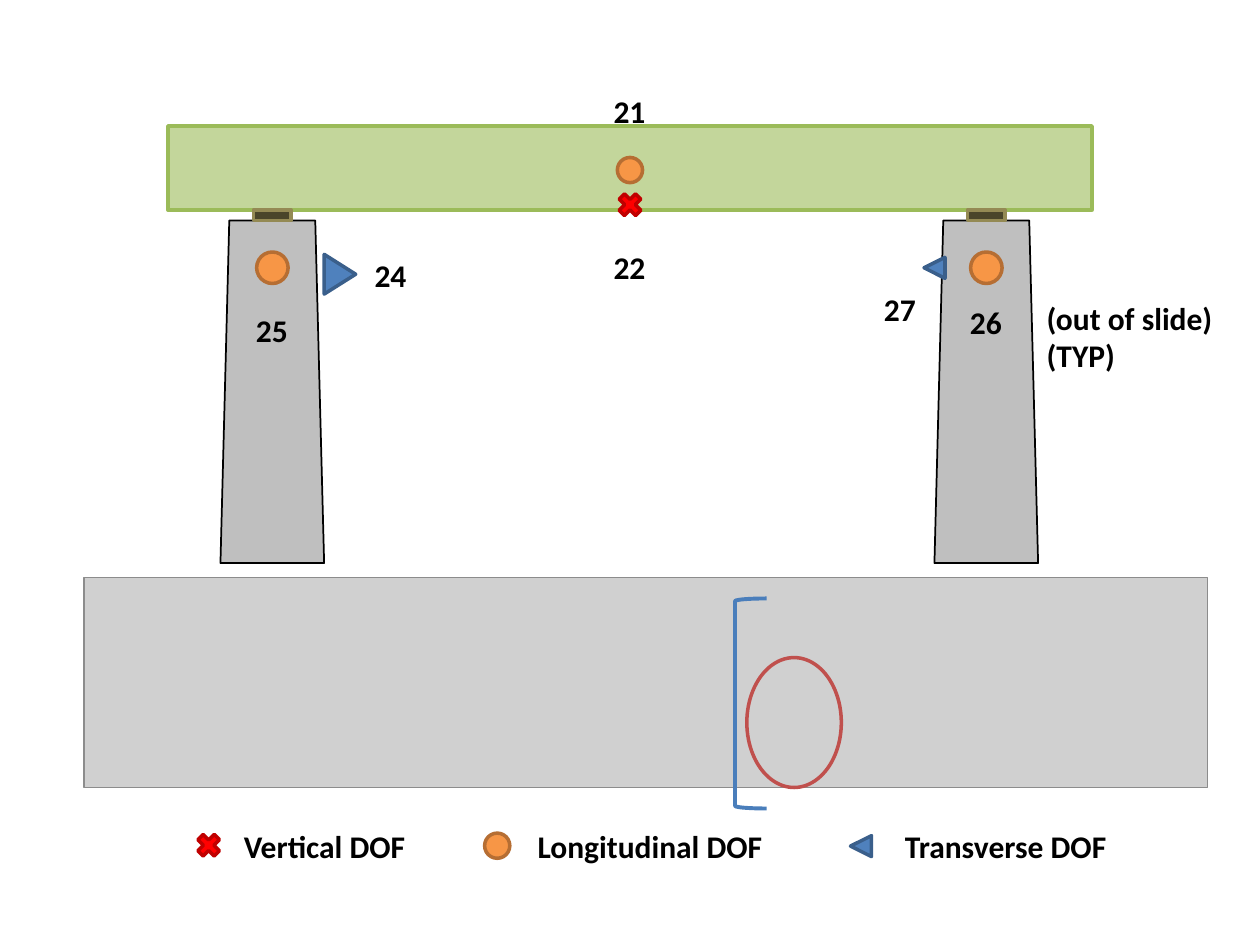
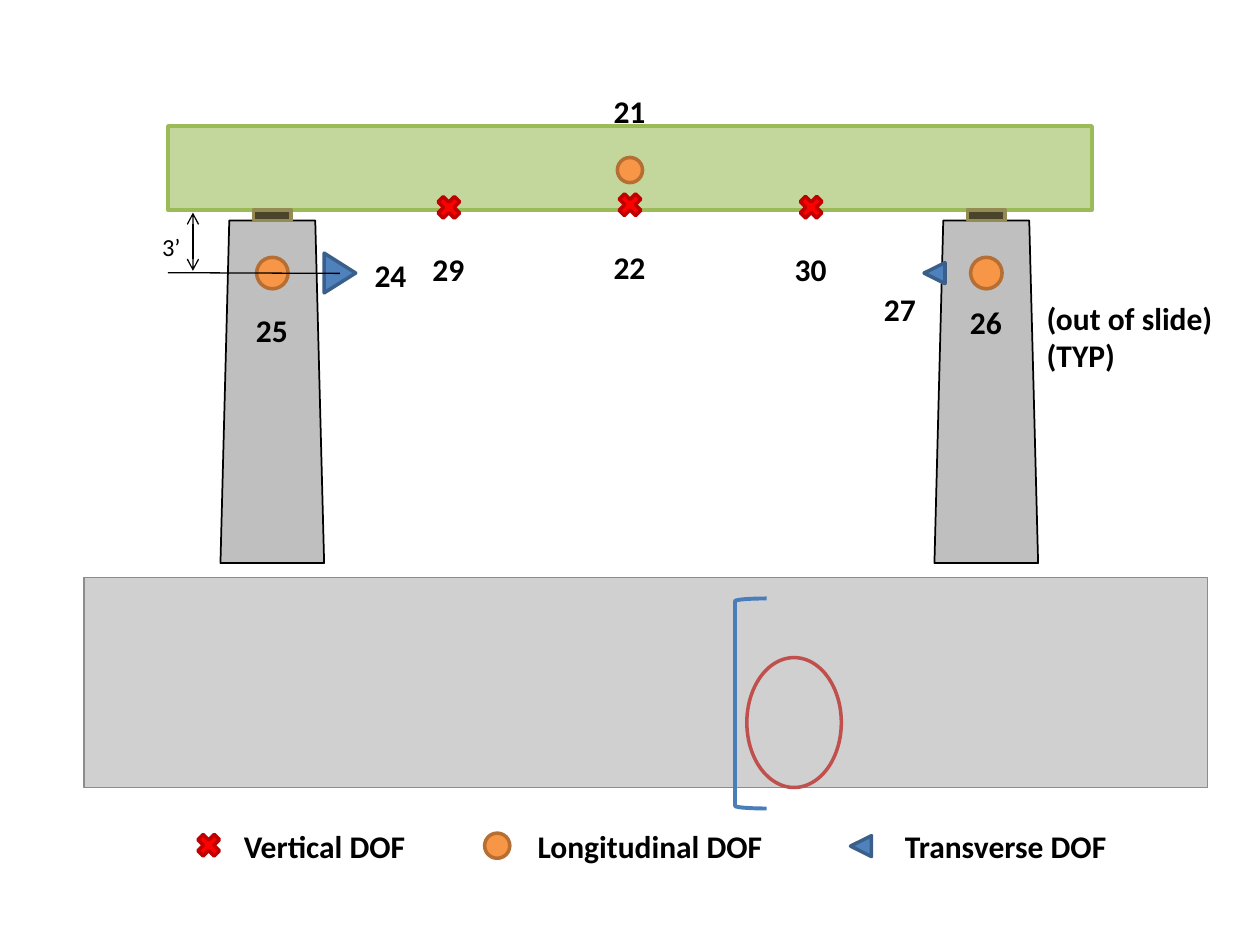
Before and after one commit to jbbraley/I76, a slide deck: slide 3 of I76Testing-DOF.pptx. Drawn at 1260x945 pixels with LibreOffice and Linux fonts; fonts in the diff are those of the drawing; grey boxes stand for pictures. Boxes give left, top, right and bottom in pixels: in the first picture for what was removed or moved away, otherwise in the second. Text is boxed around its words. In the diff, an @@ line names an element or a change of style, - is before the commit and + after.

```diff
--- a/I76Testing-DOF.pptx
+++ b/I76Testing-DOF.pptx
@@ cross added at [433, 192, 465, 223], fill #FF0000, outline #C00000 2 pt @@
@@ cross added at [795, 192, 827, 223], fill #FF0000, outline #C00000 2 pt @@
@@ text added at [162, 239, 181, 256], 14 pt, text #000000 @@
+3’
@@ double arrow added from (193, 213) to (193, 271), #000000 0.75 pt @@
@@ text added at [432, 260, 464, 281], 18 pt, text #000000, bold @@
+29
@@ text added at [795, 260, 827, 282], 18 pt, text #000000, bold @@
+30
@@ 2 ellipses, 1 triangle: place and size @@
-2 ellipses, 1 triangle at [257, 252, 1002, 284]
+2 ellipses, 1 triangle at [257, 257, 1002, 289]
@@ line added from (340, 273) to (168, 272), #000000 0.75 pt @@
```
Also in this commit, not shown: 1 other slide changed, 2 other files.
